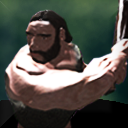
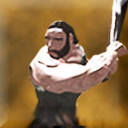
Comparing the layer stacks of the two 128 x 128 images. Changes:
"Bevel - Buttons (Fat Shapes), Stretched Plastic (modified)": opacity 20% → 70%, painted on it over <box>0,0,128,128</box>
painted on "Layer 2" over <box>4,0,128,128</box>
painted on "Layer 6" over <box>0,98,128,128</box>
hid "Layer 5", painted on it over <box>0,0,128,128</box>
painted on "Layer 4" over <box>0,0,128,128</box>
